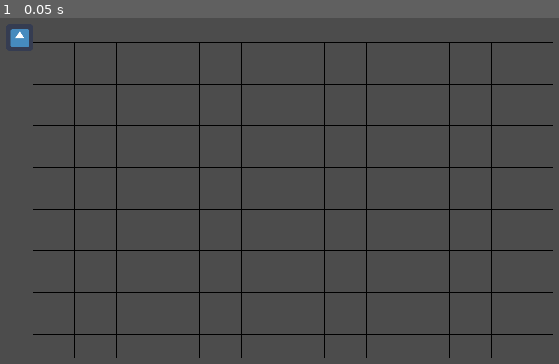
Above: before the commit, frame 1.
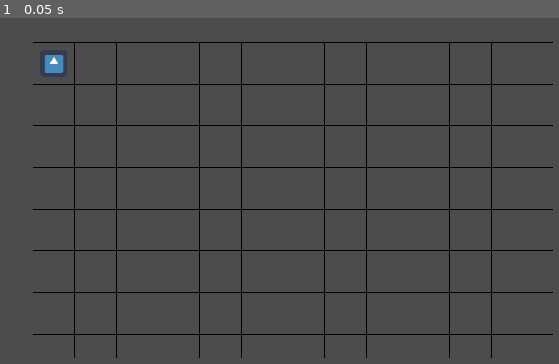
Above: after the commit, the same moment.

Repository: The-Koopalings/Flee_The_Factory
Game: Godot game, scene res://Scenes/Level_Components/Grid.tscn
Two runs of this game, one before a commit and one after it. Both use one fixed random seed, a clock stepped at 60 frames per second and the inputs below. Before the commit the project starts from res://Grid.tscn. The engine's default icon, where the game draws it, is replaced by a stand-in: a white triangle on a blue panel in a dark square.
Inputs:
- Up to frame 1 (0.05 s): no input

The runs differ from the first frame. In frame 1, 0.4% of the frame differs, in the area x 1-12%, y 3-16%.
Error before the commit: Invalid get index 'tile_size' (on base: 'null instance'). (res://Robot.gd:4)
Error after the commit: Invalid get index 'tile_size' (on base: 'null instance'). (res://Scripts/Level_Components/Robot.gd:4)

Commit message:
Moved scripts and scenes into different folders with identical layouts. Added Restart, 2x speed, and Settings buttons into LevelTemplate. They have no functionality yet

Diff:
--- a/Grid.tscn
+++ /dev/null
@@ -1,10 +0,0 @@
-[gd_scene load_steps=3 format=2]
-
-[ext_resource path="res://Grid.gd" type="Script" id=1]
-[ext_resource path="res://Robot.tscn" type="PackedScene" id=2]
-
-[node name="Grid" type="Area2D"]
-script = ExtResource( 1 )
-
-[node name="Robot" parent="." instance=ExtResource( 2 )]
-position = Vector2( 160, 150 )
--- a/Code_Blocks/RotateRight.tscn
+++ b/Scenes/Level_Components/Code_Blocks/Forward.tscn
@@ -1,12 +1,12 @@
 [gd_scene load_steps=4 format=2]
 
-[ext_resource path="res://Code_Blocks/Rotate_Right.gd" type="Script" id=1]
+[ext_resource path="res://Scripts/Level_Components/Code_Blocks/Forward.gd" type="Script" id=1]
 [ext_resource path="res://icon.png" type="Texture" id=2]
 
-[sub_resource type="RectangleShape2D" id=3]
+[sub_resource type="RectangleShape2D" id=1]
 extents = Vector2( 29.5, 28.5 )
 
-[node name="RotateRight" type="Area2D"]
+[node name="Forward" type="Area2D"]
 position = Vector2( 1869, 1046 )
 script = ExtResource( 1 )
 __meta__ = {
--- a/Code_Blocks/Interact.tscn
+++ b/Scenes/Level_Components/Code_Blocks/FunctionBlock.tscn
@@ -1,13 +1,13 @@
 [gd_scene load_steps=4 format=2]
 
-[ext_resource path="res://Code_Blocks/Interact.gd" type="Script" id=1]
+[ext_resource path="res://Scripts/Level_Components/Code_Blocks/Function_Block.gd" type="Script" id=1]
 [ext_resource path="res://icon.png" type="Texture" id=2]
 
 [sub_resource type="RectangleShape2D" id=1]
 extents = Vector2( 29.5, 28.5 )
 
-[node name="Interact" type="Area2D"]
-position = Vector2( 1869, 1046 )
+[node name="FunctionBlock" type="Area2D"]
+position = Vector2( 1235, 642 )
 script = ExtResource( 1 )
 __meta__ = {
 "_edit_group_": true
--- a/Code_Blocks/Forward.tscn
+++ b/Scenes/Level_Components/Code_Blocks/Interact.tscn
@@ -1,12 +1,12 @@
 [gd_scene load_steps=4 format=2]
 
-[ext_resource path="res://Code_Blocks/Forward.gd" type="Script" id=1]
+[ext_resource path="res://Scripts/Level_Components/Code_Blocks/Interact.gd" type="Script" id=1]
 [ext_resource path="res://icon.png" type="Texture" id=2]
 
 [sub_resource type="RectangleShape2D" id=1]
 extents = Vector2( 29.5, 28.5 )
 
-[node name="Forward" type="Area2D"]
+[node name="Interact" type="Area2D"]
 position = Vector2( 1869, 1046 )
 script = ExtResource( 1 )
 __meta__ = {
--- a/Code_Blocks/FunctionBlock.tscn
+++ b/Scenes/Level_Components/Code_Blocks/RotateLeft.tscn
@@ -1,13 +1,13 @@
 [gd_scene load_steps=4 format=2]
 
-[ext_resource path="res://Code_Blocks/Function_Block.gd" type="Script" id=1]
+[ext_resource path="res://Scripts/Level_Components/Code_Blocks/Rotate_Left.gd" type="Script" id=1]
 [ext_resource path="res://icon.png" type="Texture" id=2]
 
 [sub_resource type="RectangleShape2D" id=1]
 extents = Vector2( 29.5, 28.5 )
 
-[node name="FunctionBlock" type="Area2D"]
-position = Vector2( 1869, 1046 )
+[node name="RotateLeft" type="Area2D"]
+position = Vector2( 1193, 536 )
 script = ExtResource( 1 )
 __meta__ = {
 "_edit_group_": true
--- a/Code_Blocks/RotateLeft.tscn
+++ b/Scenes/Level_Components/Code_Blocks/RotateRight.tscn
@@ -1,12 +1,12 @@
 [gd_scene load_steps=4 format=2]
 
-[ext_resource path="res://Code_Blocks/Rotate_Left.gd" type="Script" id=1]
+[ext_resource path="res://Scripts/Level_Components/Code_Blocks/Rotate_Right.gd" type="Script" id=1]
 [ext_resource path="res://icon.png" type="Texture" id=2]
 
-[sub_resource type="RectangleShape2D" id=1]
+[sub_resource type="RectangleShape2D" id=3]
 extents = Vector2( 29.5, 28.5 )
 
-[node name="RotateLeft" type="Area2D"]
+[node name="RotateRight" type="Area2D"]
 position = Vector2( 1869, 1046 )
 script = ExtResource( 1 )
 __meta__ = {
--- /dev/null
+++ b/Scenes/Level_Components/Grid.tscn
@@ -0,0 +1,10 @@
+[gd_scene load_steps=3 format=2]
+
+[ext_resource path="res://Scripts/Level_Components/Grid.gd" type="Script" id=1]
+[ext_resource path="res://Scenes/Level_Components/Robot.tscn" type="PackedScene" id=2]
+
+[node name="Grid" type="Area2D"]
+script = ExtResource( 1 )
+
+[node name="Robot" parent="." instance=ExtResource( 2 )]
+position = Vector2( 242, 212 )
--- /dev/null
+++ b/Scenes/Level_Components/LevelControl.tscn
@@ -0,0 +1,38 @@
+[gd_scene load_steps=3 format=2]
+
+[ext_resource path="res://icon.png" type="Texture" id=1]
+[ext_resource path="res://Scripts/Level_Components/LevelControl.gd" type="Script" id=2]
+
+[node name="Control" type="Control"]
+margin_right = 40.0
+margin_bottom = 40.0
+script = ExtResource( 2 )
+
+[node name="Settings" type="TextureButton" parent="."]
+margin_left = 46.0
+margin_top = 20.0
+margin_right = 136.0
+margin_bottom = 110.0
+texture_normal = ExtResource( 1 )
+expand = true
+
+[node name="Restart" type="Button" parent="."]
+margin_left = 46.0
+margin_top = 130.0
+margin_right = 136.0
+margin_bottom = 220.0
+text = "Restart"
+
+[node name="DoubleSpeed" type="CheckButton" parent="."]
+margin_left = 27.0
+margin_top = 230.0
+margin_right = 165.0
+margin_bottom = 270.0
+text = "2x Speed"
+align = 1
+icon_align = 1
+expand_icon = true
+
+[connection signal="pressed" from="Settings" to="." method="_on_Settings_pressed"]
+[connection signal="pressed" from="Restart" to="." method="_on_Restart_pressed"]
+[connection signal="pressed" from="DoubleSpeed" to="." method="_on_DoubleSpeed_pressed"]
--- a/LevelTemplate.tscn
+++ b/Scenes/Level_Components/LevelTemplate.tscn
@@ -1,11 +1,12 @@
-[gd_scene load_steps=10 format=2]
+[gd_scene load_steps=11 format=2]
 
-[ext_resource path="res://Grid.tscn" type="PackedScene" id=1]
-[ext_resource path="res://CodeBlockBar.tscn" type="PackedScene" id=2]
-[ext_resource path="res://icon.png" type="Texture" id=3]
-[ext_resource path="res://Code_Blocks/Forward.gd" type="Script" id=4]
-[ext_resource path="res://Code_Blocks/Rotate_Left.gd" type="Script" id=5]
-[ext_resource path="res://Code_Blocks/Rotate_Right.gd" type="Script" id=6]
+[ext_resource path="res://icon.png" type="Texture" id=1]
+[ext_resource path="res://Scripts/Level_Components/Code_Blocks/Rotate_Right.gd" type="Script" id=2]
+[ext_resource path="res://Scripts/Level_Components/Code_Blocks/Rotate_Left.gd" type="Script" id=3]
+[ext_resource path="res://Scripts/Level_Components/Code_Blocks/Forward.gd" type="Script" id=4]
+[ext_resource path="res://Scenes/Level_Components/CodeBlockBar.tscn" type="PackedScene" id=5]
+[ext_resource path="res://Scenes/Level_Components/Grid.tscn" type="PackedScene" id=6]
+[ext_resource path="res://Scenes/Level_Components/LevelControl.tscn" type="PackedScene" id=7]
 
 [sub_resource type="RectangleShape2D" id=2]
 extents = Vector2( 29.5, 28.5 )
@@ -18,13 +19,13 @@
 
 [node name="Node2D" type="Node2D"]
 
-[node name="Grid" parent="." instance=ExtResource( 1 )]
+[node name="Grid" parent="." instance=ExtResource( 6 )]
 
-[node name="CodeBlockBar" parent="." instance=ExtResource( 2 )]
+[node name="CodeBlockBar" parent="." instance=ExtResource( 5 )]
 
 [node name="RotateLeft" type="Area2D" parent="."]
 position = Vector2( 200, 999 )
-script = ExtResource( 5 )
+script = ExtResource( 3 )
 __meta__ = {
 "_edit_group_": true
 }
@@ -57,14 +58,14 @@
 }
 
 [node name="Sprite" type="Sprite" parent="Forward"]
-texture = ExtResource( 3 )
+texture = ExtResource( 1 )
 __meta__ = {
 "_edit_group_": true
 }
 
 [node name="RotateRight" type="Area2D" parent="."]
 position = Vector2( 310, 999 )
-script = ExtResource( 6 )
+script = ExtResource( 2 )
 __meta__ = {
 "_edit_group_": true
 }
@@ -77,11 +78,13 @@
 }
 
 [node name="Sprite" type="Sprite" parent="RotateRight"]
-texture = ExtResource( 3 )
+texture = ExtResource( 1 )
 __meta__ = {
 "_edit_group_": true
 }
 
+[node name="Control" parent="." instance=ExtResource( 7 )]
+
 [connection signal="input_event" from="RotateLeft" to="RotateLeft" method="_on_Area2D_input_event"]
 [connection signal="input_event" from="Forward" to="Forward" method="_on_Area2D_input_event"]
 [connection signal="input_event" from="RotateRight" to="RotateRight" method="_on_Area2D_input_event"]
--- a/Robot.tscn
+++ b/Scenes/Level_Components/Robot.tscn
@@ -1,7 +1,7 @@
 [gd_scene load_steps=4 format=2]
 
 [ext_resource path="res://icon.png" type="Texture" id=1]
-[ext_resource path="res://Robot.gd" type="Script" id=2]
+[ext_resource path="res://Scripts/Level_Components/Robot.gd" type="Script" id=2]
 
 [sub_resource type="RectangleShape2D" id=1]
 extents = Vector2( 32, 32 )
--- /dev/null
+++ b/Scripts/Level_Components/LevelControl.gd
@@ -0,0 +1,28 @@
+extends Control
+
+
+# Declare member variables here. Examples:
+# var a = 2
+# var b = "text"
+
+
+# Called when the node enters the scene tree for the first time.
+func _ready():
+	pass # Replace with function body.
+
+
+# Called every frame. 'delta' is the elapsed time since the previous frame.
+#func _process(delta):
+#	pass
+
+
+func _on_Settings_pressed():
+	pass # Replace with function body.
+
+
+func _on_Restart_pressed():
+	pass # Replace with function body.
+
+
+func _on_DoubleSpeed_pressed():
+	pass # Replace with function body.
--- a/project.godot
+++ b/project.godot
@@ -11,7 +11,7 @@
 [application]
 
 config/name="Flee The Factory"
-run/main_scene="res://Grid.tscn"
+run/main_scene="res://Scenes/Level_Components/Grid.tscn"
 config/icon="res://icon.png"
 
 [display]
Renamed: CodeBlockBar.tscn -> Scenes/Level_Components/CodeBlockBar.tscn
Not shown: 1 places in Scenes/Level_Components/Code_Blocks/Forward.tscn that only renumber resources
Not shown: 1 places in Scenes/Level_Components/Code_Blocks/RotateRight.tscn that only renumber resources
Not shown: 1 places in Scenes/Level_Components/LevelTemplate.tscn that only renumber resources
Renamed: Code_Blocks/Code_Block_Template.gd -> Scripts/Level_Components/Code_Blocks/Code_Block_Template.gd
Renamed: Code_Blocks/Forward.gd -> Scripts/Level_Components/Code_Blocks/Forward.gd
Renamed: Code_Blocks/Function_Block.gd -> Scripts/Level_Components/Code_Blocks/Function_Block.gd
Renamed: Code_Blocks/Interact.gd -> Scripts/Level_Components/Code_Blocks/Interact.gd
Renamed: Code_Blocks/Rotate_Left.gd -> Scripts/Level_Components/Code_Blocks/Rotate_Left.gd
Renamed: Code_Blocks/Rotate_Right.gd -> Scripts/Level_Components/Code_Blocks/Rotate_Right.gd
Renamed: Grid.gd -> Scripts/Level_Components/Grid.gd
Renamed: Robot.gd -> Scripts/Level_Components/Robot.gd
